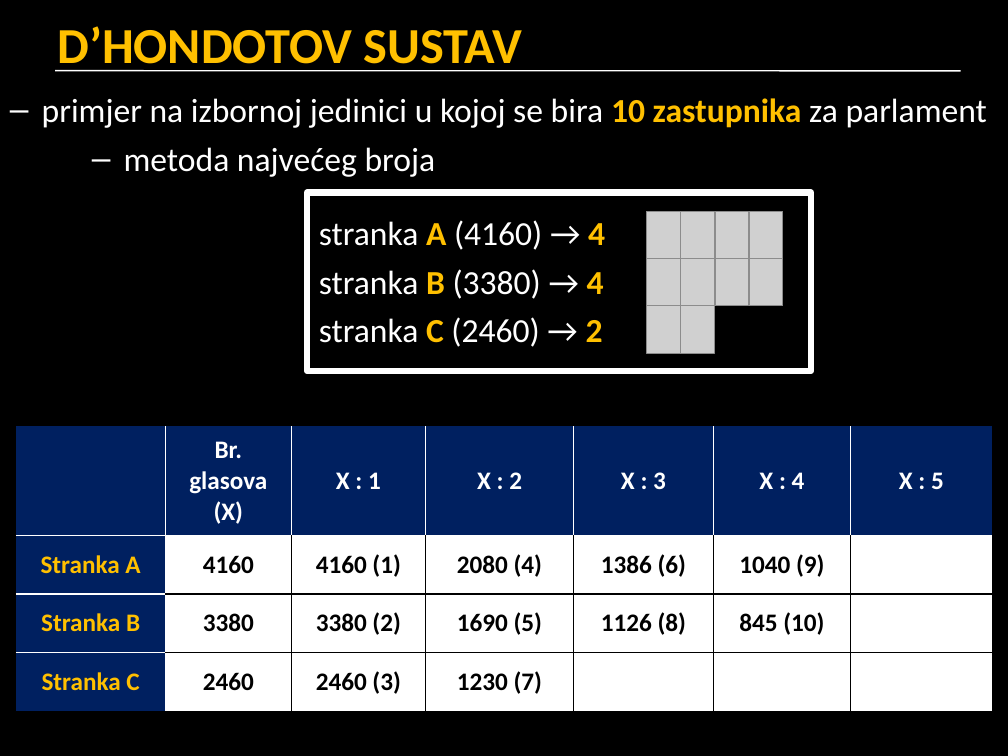
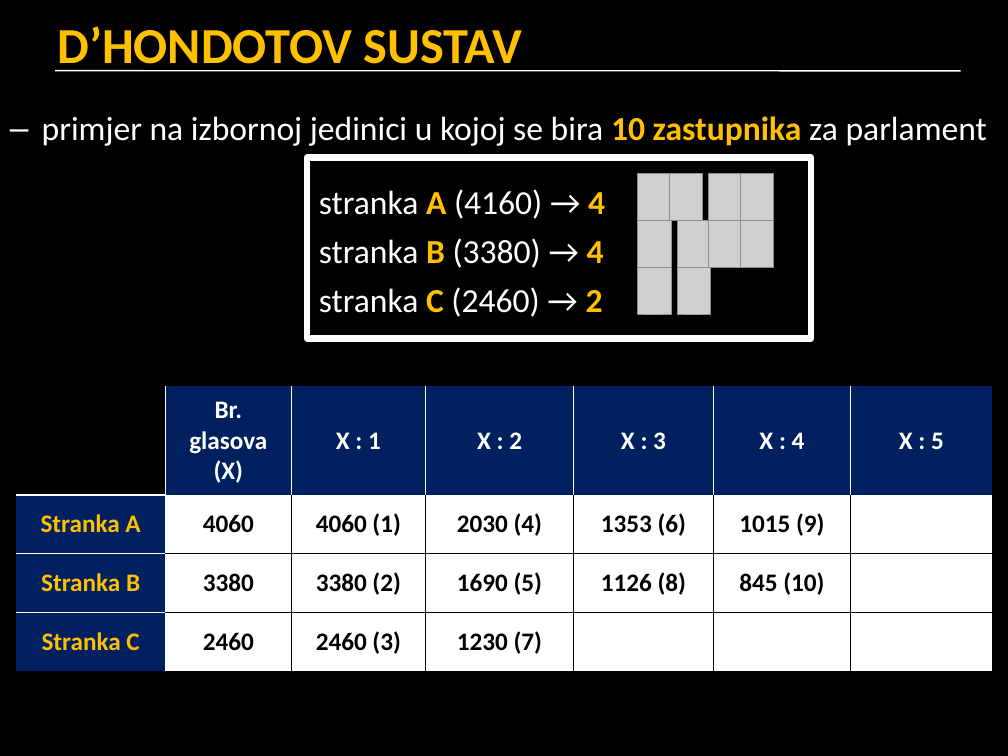
Before and after one commit to srednja-skola/politika, a slide deck: slide 15 of data/pptx/005_izbori.pptx. Drawn at 1008x756 pixels with LibreOffice and Linux fonts; fonts in the diff are those of the drawing; grey boxes stand for pictures. Boxes give left, top, right and bottom in pixels: in the first picture for what was removed or moved away, otherwise in the second. Text is boxed around its words. In the diff, an @@ line names an element or a change of style, - is before the commit and + after.

```diff
--- a/data/pptx/005_izbori.pptx
+++ b/data/pptx/005_izbori.pptx
@@ text "primjer na izbornoj jedinici u ...": place and size @@
-text "primjer na izbornoj jedinici u ..." at (42, 98, 987, 347)
+text "primjer na izbornoj jedinici u ..." at (42, 116, 987, 317)
@@ text at (124, 147, 436, 177): paragraph removed @@
-  – metoda najvećeg broja
@@ rectangle: place and size @@
-rectangle at (307, 193, 811, 371)
+rectangle at (307, 157, 811, 339)
@@ picture added at (638, 173, 671, 221) @@
@@ picture added at (669, 173, 703, 221) @@
@@ picture added at (709, 173, 742, 221) @@
@@ picture added at (740, 173, 773, 221) @@
@@ picture added at (638, 221, 671, 268) @@
@@ picture removed at (647, 212, 680, 259) @@
@@ picture: place and size @@
-picture at (681, 212, 715, 259)
+picture at (677, 221, 711, 268)
@@ picture added at (709, 221, 742, 268) @@
@@ picture removed at (715, 212, 748, 259) @@
@@ picture added at (740, 221, 773, 268) @@
@@ picture removed at (749, 212, 782, 259) @@
@@ picture added at (638, 268, 671, 316) @@
@@ picture removed at (647, 259, 680, 306) @@
@@ picture: place and size @@
-picture at (681, 259, 715, 306)
+picture at (677, 268, 711, 316)
@@ picture removed at (715, 259, 748, 306) @@
@@ picture removed at (749, 259, 782, 306) @@
@@ picture removed at (647, 305, 680, 353) @@
@@ picture removed at (681, 305, 715, 353) @@
@@ table at (16, 386, 991, 671) @@
-row 2: Stranka A | 4160 | 4160 (1) | 2080 (4) | 1386 (6) | 1040 (9) | 832 (11)
+row 2: Stranka A | 4060 | 4060 (1) | 2030 (4) | 1353 (6) | 1015 (9) | 812 (11)
@@ fill #002060 to none in row 1, column 1 @@
@@ 5 rectangles, 1 table: place and size @@
-5 rectangles, 1 table at (16, 426, 991, 712)
+5 rectangles, 1 table at (16, 386, 991, 671)
```
Also in this commit, not shown: 30 other slides changed, 1 slide added.
